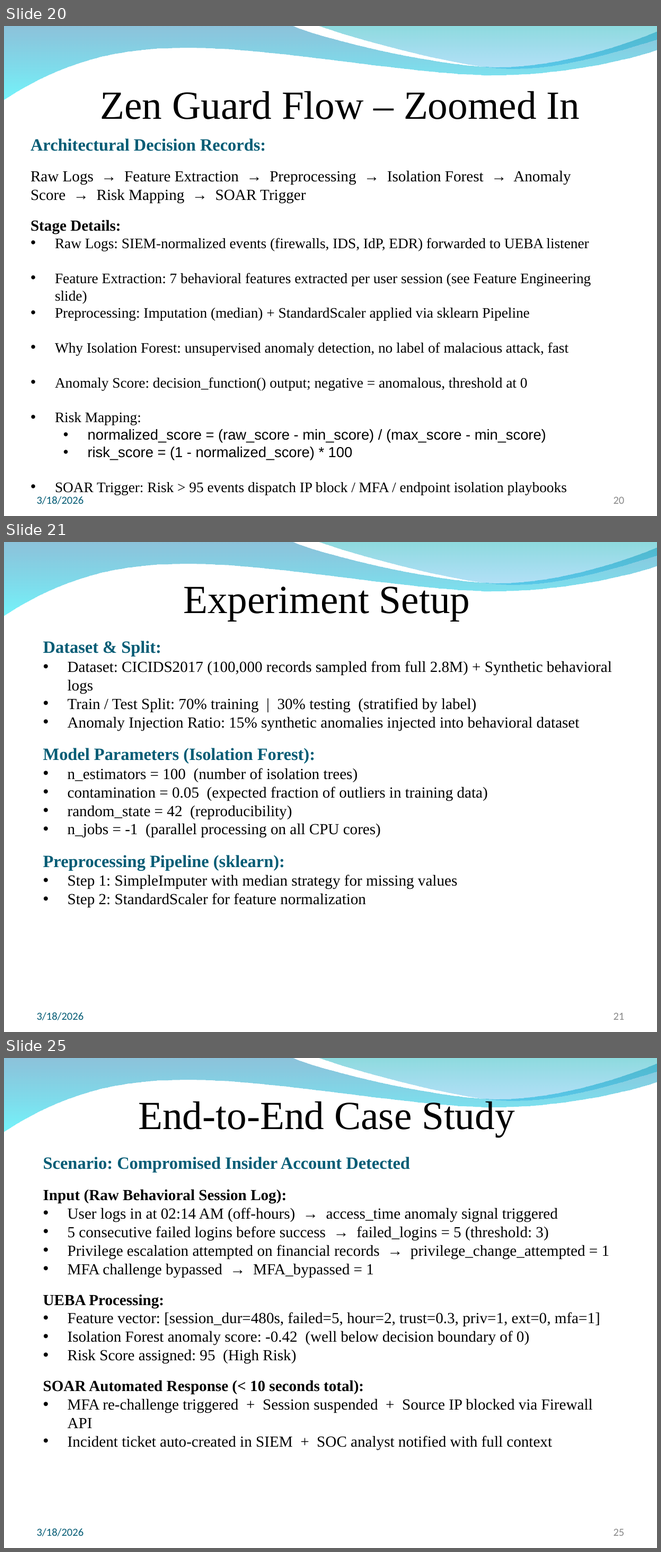
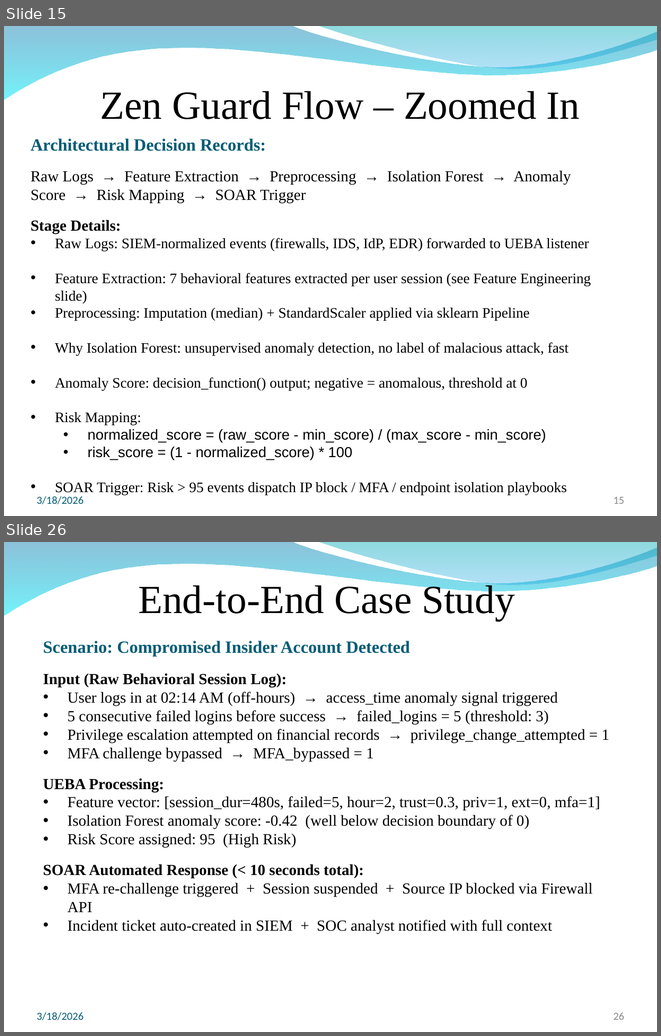
Before and after one commit to Jaiguruu/ZenGaurd---implementation, a slide deck: docs/presentations/ZenGuard_Review1_Updated.pptx. Shown one above the other, each under a label of ours: slides 20, 21 and 25 before the commit, slides 15 and 26 after it; the slides between them are not shown. The pictures are 661x1552 and 661x1036 pixels, drawn with LibreOffice and Linux fonts; fonts in the diff are those of the drawing; background and template pictures are left out. Boxes give left, top, right and bottom in pixels: in the first picture for what was removed or moved away, otherwise in the second. Text is boxed around its words. In the diff, an @@ line names an element or a change of style, - is before the commit and + after.

```diff
--- a/docs/presentations/ZenGuard_Review1_Updated.pptx
+++ b/docs/presentations/ZenGuard_Review1_Updated.pptx
@@ slide 21 removed at [4, 542, 657, 1032], background picture (left out); not listed: 2 template elements that a slide beside it also shows @@
@@ text removed at [183, 582, 470, 621] @@
-Experiment Setup
@@ text removed at [43, 641, 612, 907] @@
-Dataset & Split:
-• Dataset: CICIDS2017 (100,000 records sampled from full 2.8M) + Synthetic behavioral logs
-• Train / Test Split: 70% training | 30% testing (stratified by label)
-• Anomaly Injection Ratio: 15% synthetic anomalies injected into behavioral dataset
-Model Parameters (Isolation Forest):
-• n_estimators = 100 (number of isolation trees)
-• contamination = 0.05 (expected fraction of outliers in training data)
-• random_state = 42 (reproducibility)
-• n_jobs = -1 (parallel processing on all CPU cores)
-Preprocessing Pipeline (sklearn):
-• Step 1: SimpleImputer with median strategy for missing values
-• Step 2: StandardScaler for feature normalization
@@ text removed at [37, 1012, 84, 1020] @@
-3/18/2026
@@ page number removed at [614, 1013, 625, 1020] @@
-21
@@ what was slide 20 is now slide 15 @@
@@ page number at [614, 497, 625, 504]: text changed @@
-20
+15
@@ what was slide 25 is now slide 26 @@
@@ page number at [614, 1012, 625, 1020]: text changed @@
-25
+26
```
Also in this commit, not shown: 3 slides changed, 2 slides added, 3 other slides removed.
